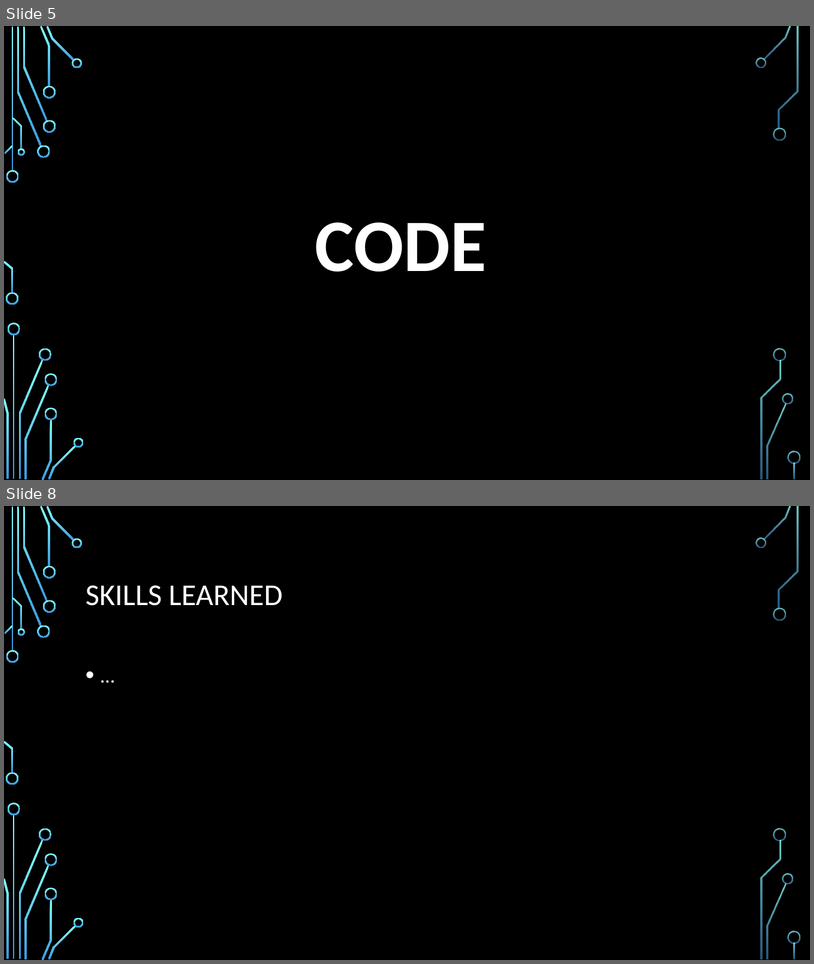
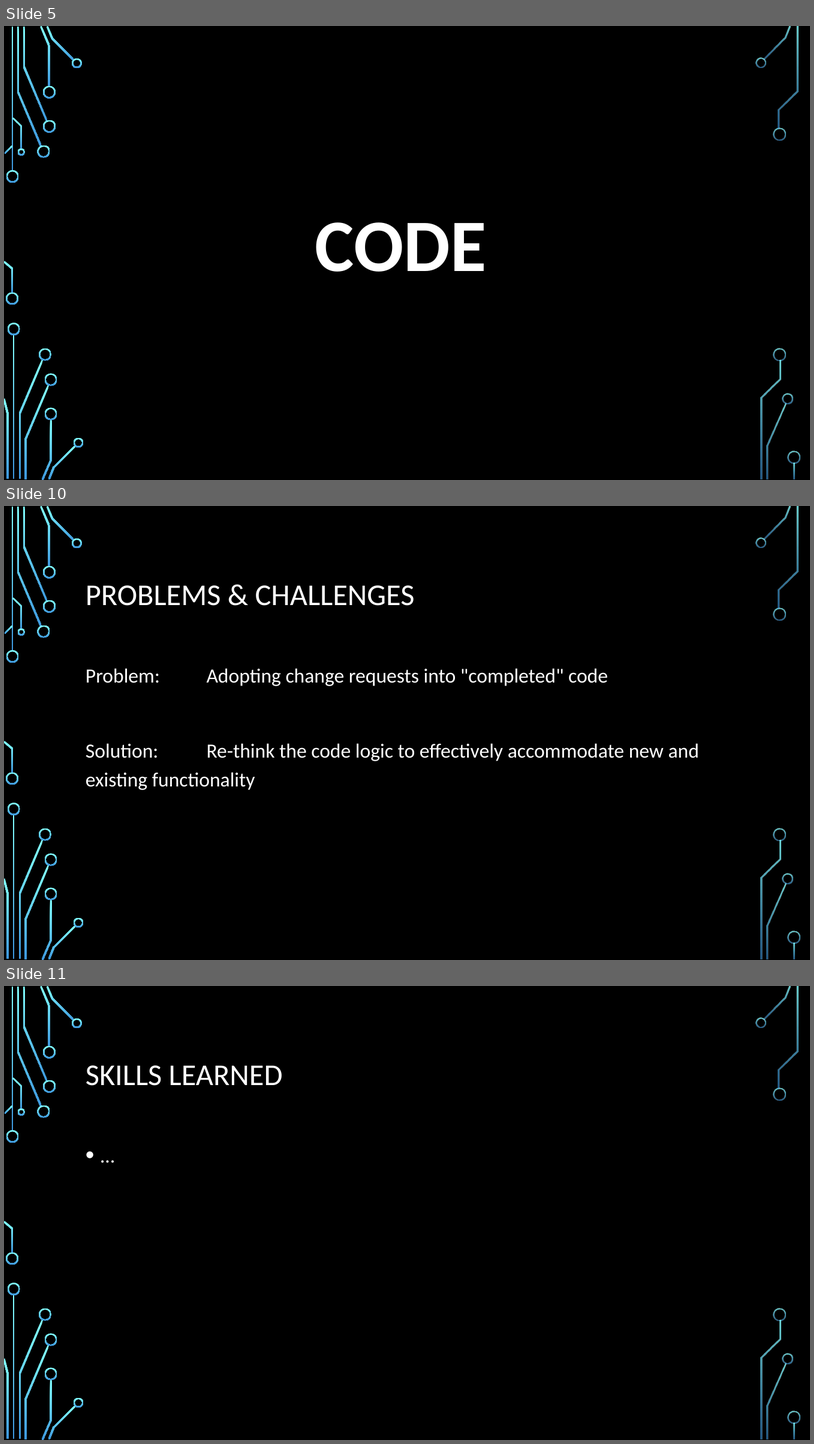
Before and after one commit to AntimonyTechnology/BiFrostGames, a slide deck: Documents/Presentation.pptx. Shown one above the other, each under a label of ours: slides 5 and 8 before the commit, slides 5, 10 and 11 after it; the slides between them are not shown. The pictures are 814x964 and 814x1444 pixels, drawn with LibreOffice and Linux fonts; fonts in the diff are those of the drawing; background and template pictures are left out. Boxes give left, top, right and bottom in pixels: in the first picture for what was removed or moved away, otherwise in the second. Text is boxed around its words. In the diff, an @@ line names an element or a change of style, - is before the commit and + after.

```diff
--- a/Documents/Presentation.pptx
+++ b/Documents/Presentation.pptx
@@ slide 10 added at <box>4,506,810,960</box>, background picture (left out); not listed: 36 template elements that a slide beside it also shows @@
@@ title added at <box>86,585,415,606</box>, 36 pt, text #FFFFFF @@
+PROBLEMS & CHALLENGES
@@ text added at <box>86,668,699,790</box>, 24 pt, text #FFFFFF @@
+Problem: Adopting change requests into "completed" code
+Solution: Re-think the code logic to effectively accommodate new and existing functionality
@@ what was slide 8 is now slide 11 @@
```
Also in this commit, not shown: 1 slide changed, 2 other slides added, 6 other files.
